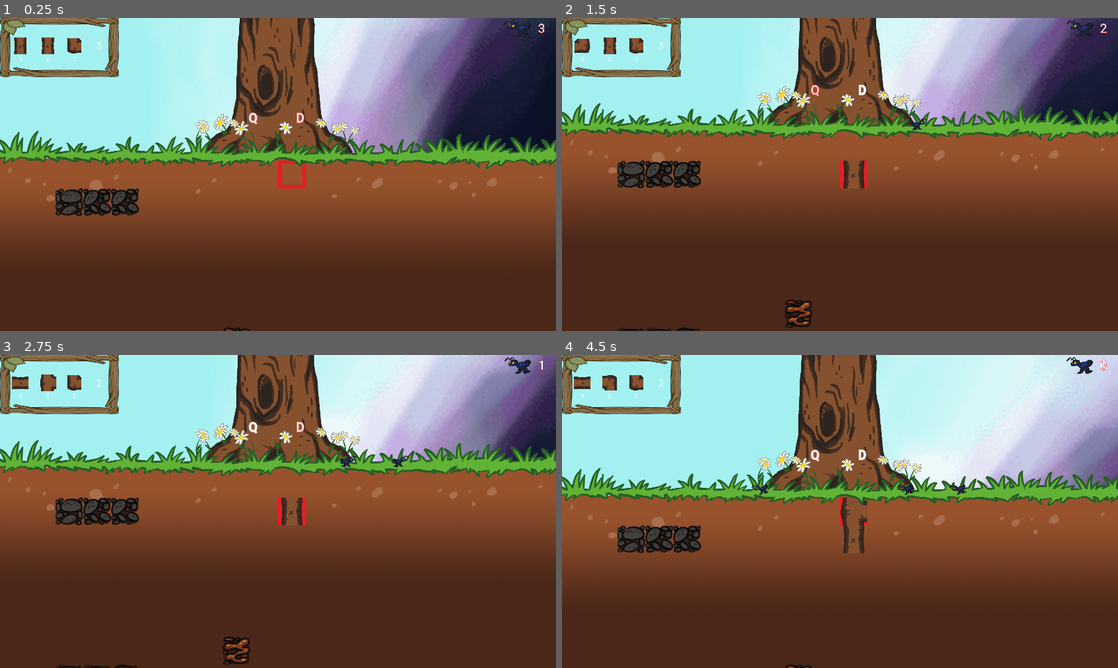
Above: before the commit, frames 1-4 (two rows, left to right).
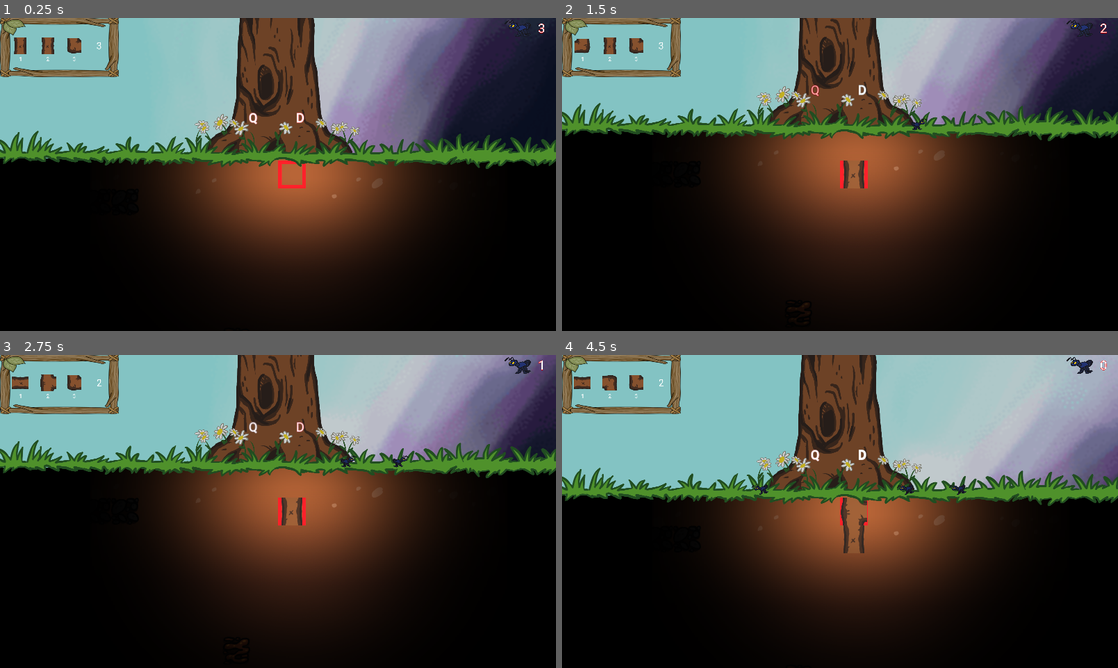
Above: after the commit, the same moments.

Repository: DEF-42/treeOfLife
Game: Godot game, scene res://Scenes/World.tscn
Same seed, same stepped clock (60 frames per second), same inputs: the game is played once before the commit and once after it.
Inputs:
- Up to frame 1 (0.25 s): no input
- Up to frame 2 (1.5 s): tap Enter (ui_accept) at 0.5, 0.6, 0.77, 1.07 s; hold D (spawn_ally_right) 0.53-1.28 s; hold Down (ui_down) from 1.28 s (still down); tap Keypad 1 (first_root) at 1.35 s
- Up to frame 3 (2.75 s): tap Enter (ui_accept) at 1.52, 1.55, 1.82, 2.3 s; release Down (ui_down) at 2.03 s; hold D (spawn_ally_right) from 2.03 s (still down); tap Keypad 0 (refresh_roots) at 2.1 s
- Up to frame 4 (4.5 s): release D (spawn_ally_right) at 2.78 s; hold Up (ui_up) 2.78-3.53 s; tap Keypad 2 (second_root) at 2.85 s; tap Enter (ui_accept) at 3.02, 3.05, 3.32, 3.77, 3.8, 4.07, 4.35 s; hold A (spawn_ally_left) from 3.53 s (still down); tap Keypad 3 (third_root) at 3.6 s

The runs differ from the first frame. In frame 1, 80% of the frame differs, in the area x 0-100%, y 0-100%; in frame 2, 81%; in frame 3, 83%; in frame 4, 88%.

Commit message:
Underground Light

Diff:
--- a/Scenes/Outside/Ally.tscn
+++ b/Scenes/Outside/Ally.tscn
@@ -41,6 +41,8 @@
 extents = Vector2( 23.5, 17.5 )
 
 [node name="Ally" type="Node2D"]
+light_mask = 2
+z_index = 1
 
 [node name="AllyKinematic" type="KinematicBody2D" parent="."]
 script = ExtResource( 2 )
@@ -49,6 +51,7 @@
 }
 
 [node name="Sprite" type="Sprite" parent="AllyKinematic"]
+light_mask = 2
 rotation = 0.20944
 scale = Vector2( 0.25, 0.25 )
 texture = ExtResource( 1 )
--- a/Scenes/Outside/Battle.tscn
+++ b/Scenes/Outside/Battle.tscn
@@ -39,9 +39,12 @@
 }
 
 [node name="Battle" type="Node2D"]
+light_mask = 2
+z_index = 3
 script = ExtResource( 1 )
 
 [node name="Sprite" type="Sprite" parent="."]
+light_mask = 2
 scale = Vector2( 0.8, 0.8 )
 texture = ExtResource( 2 )
 
--- a/Scenes/Outside/Enemy.tscn
+++ b/Scenes/Outside/Enemy.tscn
@@ -41,6 +41,8 @@
 radius = 24.0
 
 [node name="Enemy" type="Node2D"]
+light_mask = 2
+z_index = 1
 
 [node name="EnemyKinematic" type="KinematicBody2D" parent="."]
 script = ExtResource( 2 )
@@ -49,6 +51,7 @@
 }
 
 [node name="Sprite" type="Sprite" parent="EnemyKinematic"]
+light_mask = 2
 rotation = 0.20944
 scale = Vector2( 0.25, 0.25 )
 texture = ExtResource( 1 )
--- a/Scenes/Outside/Tree.tscn
+++ b/Scenes/Outside/Tree.tscn
@@ -41,11 +41,13 @@
 extents = Vector2( 114, 245.5 )
 
 [node name="Tree" type="Node2D"]
+z_index = 2
 script = ExtResource( 3 )
 
 [node name="ArbreArea" type="StaticBody2D" parent="."]
 
 [node name="Arbre" type="Sprite" parent="ArbreArea"]
+light_mask = 2
 position = Vector2( 0, 42 )
 scale = Vector2( 0.75, 0.75 )
 texture = ExtResource( 1 )
@@ -55,6 +57,7 @@
 anims/hurt = SubResource( 3 )
 
 [node name="Fleurs" type="Sprite" parent="ArbreArea/Arbre"]
+light_mask = 2
 position = Vector2( -2.66667, 172 )
 scale = Vector2( 0.75, 0.75 )
 texture = ExtResource( 5 )
@@ -64,6 +67,7 @@
 shape = SubResource( 1 )
 
 [node name="Herbe" type="Sprite" parent="."]
+light_mask = 2
 position = Vector2( 0, 224 )
 texture = ExtResource( 2 )
 
--- a/Scenes/UI/RootSelector.tscn
+++ b/Scenes/UI/RootSelector.tscn
@@ -7,6 +7,7 @@
 [ext_resource path="res://Assets/roboto_24.tres" type="DynamicFont" id=5]
 
 [node name="RootSelector" type="Node2D"]
+z_index = 3
 script = ExtResource( 4 )
 
 [node name="Sprite" type="Sprite" parent="."]
--- a/Scenes/UI/UnitsManager.tscn
+++ b/Scenes/UI/UnitsManager.tscn
@@ -11,6 +11,7 @@
 font_data = ExtResource( 1 )
 
 [node name="UnitsManager" type="Node2D"]
+z_index = 3
 script = ExtResource( 3 )
 
 [node name="FourmisManager" type="Node2D" parent="."]
--- a/Scenes/Underground/Grid.tscn
+++ b/Scenes/Underground/Grid.tscn
@@ -1,8 +1,9 @@
-[gd_scene load_steps=7 format=2]
+[gd_scene load_steps=8 format=2]
 
 [ext_resource path="res://Scripts/Underground/GridSelector.gd" type="Script" id=1]
 [ext_resource path="res://Assets/Underground/grid_selector.png" type="Texture" id=2]
 [ext_resource path="res://Scripts/Underground/Grid.gd" type="Script" id=3]
+[ext_resource path="res://Assets/Underground/light (2).png" type="Texture" id=4]
 [ext_resource path="res://Assets/Underground/fondTerre.png" type="Texture" id=5]
 [ext_resource path="res://Sounds/UI/SFX_Placer_Racine_2.wav" type="AudioStream" id=7]
 [ext_resource path="res://Sounds/UI/SFX_Placer_Interdit.wav" type="AudioStream" id=9]
@@ -24,6 +25,9 @@
 texture = ExtResource( 5 )
 
 [node name="UndergroundSprite" type="Sprite" parent="UndergroundSprites"]
+
+[node name="CanvasModulate" type="CanvasModulate" parent="UndergroundSprites"]
+color = Color( 0, 0, 0, 1 )
 
 [node name="RootPlacedSound" type="AudioStreamPlayer" parent="."]
 stream = ExtResource( 7 )
@@ -50,4 +54,13 @@
 limit_right = 1560
 limit_bottom = 3020
 
+[node name="Light2D" type="Light2D" parent="GridKinematic/Camera2D"]
+scale = Vector2( 3, 3 )
+texture = ExtResource( 4 )
+offset = Vector2( 20, 20 )
+energy = 1.1
+range_layer_max = 1
+shadow_enabled = true
+shadow_item_cull_mask = 2
+
 [node name="GridSelectorMovement" type="AudioStreamPlayer" parent="GridKinematic"]
--- a/Scenes/World.tscn
+++ b/Scenes/World.tscn
@@ -11,6 +11,7 @@
 [ext_resource path="res://Scripts/Outside/AllySpawners.gd" type="Script" id=9]
 [ext_resource path="res://Scripts/OST.gd" type="Script" id=10]
 [ext_resource path="res://Scenes/UI/UnitsManager.tscn" type="PackedScene" id=11]
+[ext_resource path="res://Assets/Outside/full_light.png" type="Texture" id=12]
 
 [sub_resource type="Animation" id=1]
 resource_name = "DayCycleRotation"
@@ -171,14 +172,17 @@
 [node name="UIContainer" type="CanvasLayer" parent="."]
 
 [node name="RootSelector" parent="UIContainer" instance=ExtResource( 4 )]
+light_mask = 2
 scale = Vector2( 0.6, 0.6 )
 
 [node name="CanvasLayer" type="CanvasLayer" parent="."]
 
 [node name="UnitsManager" parent="CanvasLayer" instance=ExtResource( 11 )]
+light_mask = 2
 position = Vector2( 1450, 0 )
 
 [node name="DayCycle" type="Sprite" parent="."]
+light_mask = 2
 position = Vector2( 746, 1463 )
 rotation = -1.39626
 scale = Vector2( 6.71576, 6.71576 )
@@ -192,6 +196,7 @@
 anims/RESET = SubResource( 2 )
 
 [node name="ColorRect" type="ColorRect" parent="."]
+visible = false
 margin_left = -1751.0
 margin_top = 500.0
 margin_right = 4016.0
@@ -205,6 +210,7 @@
 position = Vector2( 800, 246 )
 
 [node name="AllySpawners" type="Node2D" parent="."]
+z_index = 2
 script = ExtResource( 9 )
 
 [node name="AllyLeftSpawner" type="Node2D" parent="AllySpawners"]
@@ -246,6 +252,7 @@
 anims/flash = SubResource( 8 )
 
 [node name="EnemySpawners" type="Node2D" parent="."]
+z_index = 2
 script = ExtResource( 7 )
 
 [node name="EnemyLeftSpawner" type="Node2D" parent="EnemySpawners"]
@@ -258,3 +265,12 @@
 
 [node name="OST" type="AudioStreamPlayer" parent="."]
 script = ExtResource( 10 )
+
+[node name="Light2D" type="Light2D" parent="."]
+position = Vector2( 801, 462.5 )
+scale = Vector2( 5.24, 2.6925 )
+texture = ExtResource( 12 )
+energy = 0.9
+range_z_min = 0
+range_z_max = 3
+range_item_cull_mask = 2
Binary file added: Assets/Outside/full_light.png
Not shown, added: Assets/Outside/full_light.png.import
Binary file added: Assets/Underground/light (2).png
Not shown, added: Assets/Underground/light (2).png.import
Not shown: 1 places in Scenes/World.tscn that only renumber resources
